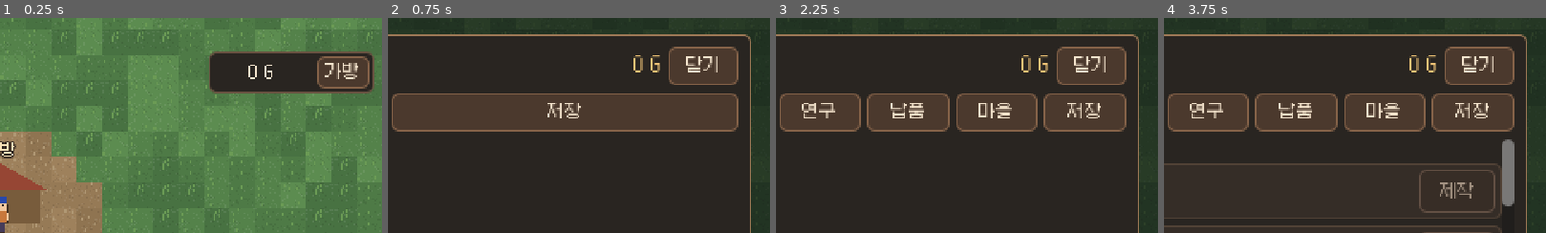
Above: before the commit, frames 1-4 (left to right).
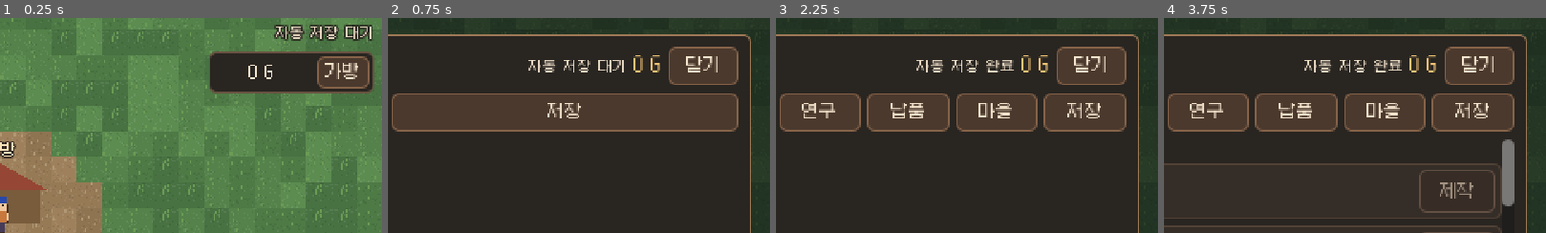
Above: after the commit, the same moments.

Repository: Bellsier/mining-workshop-godot
Game: Godot game, scene res://scenes/world/world_map.tscn
Same seed, same stepped clock (60 frames per second), same inputs: the game is played once before the commit and once after it.
Inputs:
- Up to frame 1 (0.25 s): no input
- Up to frame 2 (0.75 s): click "가방" at 0.5 s
- Up to frame 3 (2.25 s): click "닫기" at 1.25 s; click "공방 열기" at 2 s
- Up to frame 4 (3.75 s): click "가방" at 2.75 s; click "제작" at 3.5 s
The pictures show only the part of the screen within x 50-100%, y 0-50%; the shares and areas given below are measured in that part.

The runs differ from the first frame. In frame 1, 1.5% of the frame differs, in the area x 71-98%, y 3-11%; in frame 2, 0.6%; in frame 3, 0.7%; in frame 4, 0.7%.

Commit message:
Confirm durable web saves before reporting success

Diff:
--- a/scripts/game.gd
+++ b/scripts/game.gd
@@ -78,7 +78,7 @@
 			player.position = Vector2(x, y)
 
 func _process(_delta: float) -> void:
-	if _hud == null or not is_instance_valid(workshop.player):
+	if _hud == null or not is_instance_valid(workshop.player) or workshop.input_frozen():
 		return
 	var next: String = _world.context_at(workshop.player.position) if is_instance_valid(_world) else ""
 	var action: String = _world.action_label(next) if is_instance_valid(_world) else ""
@@ -97,6 +97,8 @@
 			get_viewport().set_input_as_handled()
 
 func _interact() -> void:
+	if workshop.input_frozen():
+		return
 	if _context == "workshop":
 		_hud.open_workshop()
 	elif not _context.is_empty() and not workshop_is_open():
@@ -107,6 +109,9 @@
 
 func workshop_is_open() -> bool:
 	return _hud != null and _hud.is_workshop_open()
+
+func world_input_blocked() -> bool:
+	return workshop_is_open() or (is_instance_valid(workshop) and workshop.input_frozen())
 
 func _notification(what: int) -> void:
 	if is_instance_valid(workshop) and what in [NOTIFICATION_WM_CLOSE_REQUEST, NOTIFICATION_APPLICATION_FOCUS_OUT, NOTIFICATION_APPLICATION_PAUSED]:
@@ -126,7 +131,10 @@
 	_web_window.__trial_x = pos.x
 	_web_window.__trial_y = pos.y
 	_web_window.__trial_facing = facing
+	if is_instance_valid(workshop):
+		_web_window.__trial_save_status = workshop.save_status
 
 func _reload_world() -> void:
+	workshop.player = null
 	_restoring_position = true
 	go("res://scenes/world/world_map.tscn", "Start")
--- a/scripts/player.gd
+++ b/scripts/player.gd
@@ -7,7 +7,7 @@
 
 func _physics_process(_delta: float) -> void:
 	var game := get_node("/root/Game")
-	var dir := Vector2.ZERO if game.workshop_is_open() else Input.get_vector("move_left", "move_right", "move_up", "move_down")
+	var dir := Vector2.ZERO if game.world_input_blocked() else Input.get_vector("move_left", "move_right", "move_up", "move_down")
 	velocity = dir * speed
 	move_and_slide()
 	if dir.length() > 0.01:
--- a/scripts/touch_stick.gd
+++ b/scripts/touch_stick.gd
@@ -16,7 +16,7 @@
 func _input(event: InputEvent) -> void:
 	if not visible:
 		return
-	if get_node("/root/Game").workshop_is_open():
+	if get_node("/root/Game").world_input_blocked():
 		if _finger != -1:
 			_finger = -1
 			_origin = Vector2(56, get_viewport_rect().size.y - 56)
--- a/scripts/workshop.gd
+++ b/scripts/workshop.gd
@@ -3,6 +3,7 @@
 signal world_replaced
 signal changed
 signal feedback(message: String)
+signal save_status_changed(status: String)
 
 const World = preload("res://scripts/world/world_state.gd")
 const Save = preload("res://scripts/workshop_save.gd")
@@ -10,17 +11,24 @@
 const Village = preload("res://scripts/workshop_village.gd")
 const CATALOG := "res://data/web_catalog.json"
 const TICK := 0.1
-const WEB_SYNC_RETRIES := 2
+const WEB_SAVE_SCRIPT := "res://scripts/workshop_web_save.js"
 
 var data: Dictionary = {}
 var state: Dictionary = {}
 var world: RefCounted
 var player: Node2D
 var persistence_enabled := true
+var save_status := "idle"
 var _tables: Dictionary = {}
 var _elapsed := 0.0
 var _save_elapsed := 0.0
-var _web_sync_retries := 0
+var _web_api: JavaScriptObject
+var _web_callback: JavaScriptObject
+var _web_revision := ""
+var _web_operation := ""
+var _web_candidate: Dictionary = {}
+var _legacy_save: Dictionary = {}
+var _legacy_present := false
 var _dirty := false
 var _save_error := OK
 var _save_blocked := false
@@ -37,10 +45,76 @@
 		for row: Dictionary in data[table]:
 			_tables[table][row.key] = row
 	var saved := Save.load_game() if persistence_enabled else {}
-	_save_blocked = not saved.is_empty() and not _valid_save_state(saved)
+	var present := persistence_enabled and Save.has_file()
+	if persistence_enabled and OS.has_feature("web"):
+		_legacy_save = saved
+		_legacy_present = present
+		_web_operation = "loading"
+		_set_save_status("loading")
+		_restore({})
+		_start_web_load.call_deferred()
+	else:
+		_load_initial_state(saved, present)
+		if not persistence_enabled:
+			_set_save_status("idle")
+
+func _load_initial_state(saved: Dictionary, present: bool, confirmed := true) -> void:
+	_save_blocked = present and not _valid_save_state(saved)
+	_save_error = ERR_FILE_CORRUPT if _save_blocked else OK
+	_dirty = false
+	_restore({} if _save_blocked else saved)
 	if _save_blocked:
-		_save_error = ERR_FILE_CORRUPT
-	_restore({} if _save_blocked else saved)
+		_set_save_status("protected")
+	elif confirmed and present and not _dirty:
+		_set_save_status("saved")
+	else:
+		_set_save_status("pending")
+
+func input_frozen() -> bool:
+	return _web_operation in ["loading", "import"]
+
+func _set_save_status(status: String) -> void:
+	if status == save_status:
+		return
+	save_status = status
+	save_status_changed.emit(status)
+
+func _mark_dirty() -> void:
+	_dirty = true
+	if save_status in ["idle", "saved"] and persistence_enabled:
+		_set_save_status("pending")
+
+func _start_web_load() -> void:
+	var source := FileAccess.get_file_as_string(WEB_SAVE_SCRIPT)
+	if not source.is_empty():
+		JavaScriptBridge.eval(source, true)
+		_web_api = JavaScriptBridge.get_interface("miningWorkshopSave")
+	if _web_api == null:
+		_finish_web_load(["error", "", ""])
+		return
+	_web_callback = JavaScriptBridge.create_callback(_finish_web_operation)
+	_web_api.load(OS.get_user_data_dir(), _web_callback)
+
+func _finish_web_load(args: Array) -> void:
+	_web_operation = ""
+	var status := str(args[0])
+	if status == "loaded":
+		_web_revision = str(args[2])
+		_load_initial_state(Save.parse_game(str(args[1])), true)
+	elif status == "missing" and OS.is_userfs_persistent():
+		_load_initial_state(_legacy_save, _legacy_present, false)
+		if not _save_blocked:
+			_dirty = true
+			_set_save_status("pending")
+	else:
+		# An unknown read result must never be treated as an empty slot.
+		_load_initial_state(_legacy_save, _legacy_present, false)
+		_save_blocked = true
+		_save_error = ERR_CANT_OPEN
+		_set_save_status("unavailable")
+	_legacy_save = {}
+	world_replaced.emit()
+	changed.emit()
 
 func _restore(source: Dictionary) -> void:
 	state = {
@@ -86,8 +160,8 @@
 	if state.tunnel_open and not world.tunnel_unlocked:
 		world.unlock_tunnel()
 	state.tunnel_open = world.tunnel_unlocked
-	world.discovered.connect(func(_mine): _dirty = true)
-	world.tunnel_opened.connect(func(_added): _dirty = true)
+	world.discovered.connect(func(_mine): _mark_dirty())
+	world.tunnel_opened.connect(func(_added): _mark_dirty())
 	# Trial-scene pixels are not coordinates on the unified world map.
 	if str(state.position.get("scene", "")) in ["res://scenes/overworld.tscn", "res://scenes/tunnel.tscn"]:
 		state.position = {}
@@ -99,7 +173,7 @@
 	var value: Dictionary = world.to_dict()
 	if state.get("world", {}) != value:
 		state["world"] = value
-		_dirty = true
+		_mark_dirty()
 	state.tunnel_open = world.tunnel_unlocked
 
 func mine_vein(id: String) -> bool:
@@ -382,6 +456,8 @@
 	return _updated(result.get("message", "납품 완료"))
 
 func import_save(json_text: String) -> bool:
+	if not _web_operation.is_empty():
+		return _reject("저장 확인 중이에요. 잠시 후 다시 시도해 주세요.")
 	if _save_blocked:
 		return _reject("기존 저장을 보호하는 중이에요. 가져오기를 적용하지 않았어요.")
 	var imported := Save.parse_game(json_text)
@@ -391,39 +467,117 @@
 		return _reject("저장 JSON 형식이나 버전을 확인해 주세요.")
 	var old_state := state
 	var old_world := world
+	var old_dirty := _dirty
+	# Normalize the candidate with the same rules as an on-disk save.
 	_restore(imported)
-	if persistence_enabled and Save.save_game(state) != OK:
-		state = old_state
-		world = old_world
-		World.set_current(world)
+	var candidate := state
+	state = old_state
+	world = old_world
+	World.set_current(world)
+	_dirty = old_dirty
+	if persistence_enabled and OS.has_feature("web"):
+		_web_candidate = candidate
+		if not _start_web_commit("import", candidate):
+			_web_candidate = {}
+			return false
+		return true # Accepted for processing, not yet applied or confirmed.
+	if persistence_enabled and Save.save_game(candidate) != OK:
+		_set_save_status("failed")
 		return _reject("기존 저장을 보호하는 중이에요. 가져오기를 적용하지 않았어요.")
+	_apply_import(candidate)
+	return true
+
+func _apply_import(candidate: Dictionary) -> void:
+	_restore(candidate)
+	_dirty = false
+	if persistence_enabled:
+		_set_save_status("saved")
 	world_replaced.emit()
-	return _updated("저장 불러오기 완료")
+	changed.emit()
+	feedback.emit("저장 불러오기 완료")
 
 func export_save() -> String:
+	_record_world()
 	_record_position()
 	return Save.export_game(state)
 
+func _start_web_commit(operation: String, payload: Dictionary) -> bool:
+	var text := Save.export_game(payload)
+	if text.is_empty() or _web_api == null:
+		_report_save_failure()
+		return false
+	_web_operation = operation
+	if operation == "import":
+		_set_save_status("importing")
+	elif save_status != "failed":
+		_set_save_status("saving")
+	var revision := Crypto.new().generate_random_bytes(16).hex_encode()
+	_web_api.commit(OS.get_user_data_dir(), _web_revision, revision, text, _web_callback)
+	return true
+
+func _finish_web_operation(args: Array) -> void:
+	var operation := _web_operation
+	if operation == "loading":
+		_finish_web_load(args)
+		return
+	if operation not in ["autosave", "import"]:
+		return
+	_web_operation = ""
+	var status := str(args[0])
+	var candidate := _web_candidate
+	_web_candidate = {}
+	if status != "saved":
+		if operation == "autosave":
+			_dirty = true
+		if status == "conflict":
+			_save_blocked = true
+			_save_error = ERR_BUSY
+			_set_save_status("conflict")
+			feedback.emit("다른 탭에서 저장했어요. JSON을 백업한 뒤 새로고침해 주세요.")
+		else:
+			_report_save_failure()
+			if operation == "import":
+				feedback.emit("가져온 데이터가 저장되지 않아 적용하지 않았어요.")
+		return
+	_web_revision = str(args[2])
+	_save_error = OK
+	if operation == "import":
+		_apply_import(candidate)
+	else:
+		_record_position()
+		_set_save_status("pending" if _dirty else "saved")
+
+func _report_save_failure() -> void:
+	if _save_error == OK:
+		feedback.emit("자동 저장에 실패했어요. 저장 탭에서 JSON을 백업할 수 있어요.")
+	_save_error = ERR_FILE_CANT_WRITE
+	_set_save_status("failed")
+
 func flush() -> void:
-	if not persistence_enabled or _save_blocked or data.is_empty():
-		return
+	if not persistence_enabled or _save_blocked or not _web_operation.is_empty() or data.is_empty():
+		return
+	_record_world()
 	_record_position()
 	if not _dirty:
-		if _web_sync_retries > 0:
-			_web_sync_retries -= 1
-			JavaScriptBridge.force_fs_sync()
+		return
+	if OS.has_feature("web"):
+		# New changes made during this transaction get their own snapshot.
+		_dirty = false
+		if not _start_web_commit("autosave", state):
+			_dirty = true
 		return
 	var result := Save.save_game(state)
-	if result == OK and OS.has_feature("web") and OS.is_userfs_persistent():
-		# Godot writes to its virtual filesystem before syncing to IndexedDB.
-		# Ask it to sync again on later autosave ticks in case the browser write failed.
-		_web_sync_retries = WEB_SYNC_RETRIES
-	if result != OK and result != _save_error:
-		feedback.emit("자동 저장에 실패했어요. 저장 탭에서 JSON을 백업할 수 있어요.")
-	_save_error = result
-	_dirty = result != OK
+	if result == OK:
+		_save_error = OK
+		_dirty = false
+		_set_save_status("saved")
+	else:
+		_report_save_failure()
 
 func _process(delta: float) -> void:
+	if input_frozen():
+		return
+	_record_position()
 	_elapsed += minf(delta, 0.5)
 	_save_elapsed += delta
 	var mutated := false
@@ -542,13 +696,12 @@
 	return value.duplicate(true) if value is Dictionary else {}
 
 func _record_position() -> void:
-	_record_world()
 	if not is_instance_valid(player) or get_tree().current_scene == null:
 		return
 	var value := {"scene": get_tree().current_scene.scene_file_path, "x": player.position.x, "y": player.position.y}
 	if state.position != value:
 		state.position = value
-		_dirty = true
+		_mark_dirty()
 
 func _pay(cost: Dictionary) -> bool:
 	var gold := float(cost.get("gold", 0))
@@ -590,7 +743,7 @@
 	return str(snappedf(value, 0.01))
 
 func _updated(message := "") -> bool:
-	_dirty = true
+	_mark_dirty()
 	changed.emit()
 	if not message.is_empty():
 		feedback.emit(message)
--- a/scripts/workshop_hud.gd
+++ b/scripts/workshop_hud.gd
@@ -20,6 +20,8 @@
 var _overlay: ColorRect
 var _title: Label
 var _panel_gold: Label
+var _save_indicator: Label
+var _panel_save_indicator: Label
 var _panel_note: Label
 var _tabs: HBoxContainer
 var _tab_buttons: Array[Button] = []
@@ -41,9 +43,12 @@
 	if is_instance_valid(_workshop):
 		_workshop.disconnect("changed", _schedule_refresh)
 		_workshop.disconnect("feedback", _show_feedback)
+		_workshop.disconnect("save_status_changed", _show_save_status)
 	_workshop = workshop
 	_workshop.connect("changed", _schedule_refresh)
 	_workshop.connect("feedback", _show_feedback)
+	_workshop.connect("save_status_changed", _show_save_status)
+	_show_save_status(_workshop.save_status)
 	if is_node_ready():
 		_refresh()
 
@@ -79,6 +84,7 @@
 		return
 	_overlay.hide()
 	_bar.show()
+	_save_indicator.show()
 	_action.visible = not _action_label.is_empty()
 	_context_hint.visible = not _context_hint_text.is_empty()
 
@@ -99,6 +105,8 @@
 		_context_hint.visible = not message.is_empty() and not is_workshop_open()
 
 func _unhandled_key_input(event: InputEvent) -> void:
+	if not is_instance_valid(_workshop) or _workshop.input_frozen():
+		return
 	var key := event as InputEventKey
 	if key == null or not key.pressed or key.echo:
 		return
@@ -114,7 +122,7 @@
 		get_viewport().set_input_as_handled()
 
 func _open(only_inventory: bool) -> void:
-	if not is_node_ready() or not is_instance_valid(_workshop):
+	if not is_node_ready() or not is_instance_valid(_workshop) or _workshop.input_frozen():
 		return
 	_active_tab = TAB_INVENTORY
 	_title.text = "가방" if only_inventory else "공방"
@@ -122,6 +130,7 @@
 	for index in range(_tab_buttons.size()):
 		_tab_buttons[index].visible = not only_inventory or index in [TAB_INVENTORY, TAB_SAVE]
 	_bar.hide()
+	_save_indicator.hide()
 	_action.hide()
 	_context_hint.hide()
 	_toast.hide()
@@ -131,6 +140,15 @@
 	_refresh(true)
 
 func _build_bar(surface: Control) -> void:
+	_save_indicator = _label("", 9)
+	_save_indicator.horizontal_alignment = HORIZONTAL_ALIGNMENT_RIGHT
+	_save_indicator.add_theme_color_override("font_outline_color", Color("211c18"))
+	_save_indicator.add_theme_constant_override("outline_size", 3)
+	surface.add_child(_save_indicator)
+	_save_indicator.set_anchors_and_offsets_preset(Control.PRESET_TOP_RIGHT)
+	_save_indicator.offset_left = -132
+	_save_indicator.offset_right = -5
+	_save_indicator.offset_top = 4
 	_bar = PanelContainer.new()
 	surface.add_child(_bar)
 	_bar.set_anchors_and_offsets_preset(Control.PRESET_TOP_RIGHT)
@@ -190,6 +208,8 @@
 	_title = _label("공방", 15)
 	_title.size_flags_horizontal = Control.SIZE_EXPAND_FILL
 	header.add_child(_title)
+	_panel_save_indicator = _label("", 9)
+	header.add_child(_panel_save_indicator)
 	_panel_gold = _label("", 11)
 	_panel_gold.add_theme_color_override("font_color", Color("f1c577"))
 	header.add_child(_panel_gold)
@@ -659,6 +679,22 @@
 func _perform(method: String, id: String) -> void:
 	_workshop.call(method, id)
 
+func _show_save_status(status: String) -> void:
+	if not is_instance_valid(_save_indicator):
+		return
+	var label: String = {
+		"loading": "저장 불러오는 중", "pending": "자동 저장 대기", "saving": "자동 저장 중",
+		"importing": "가져온 데이터 저장 중", "saved": "자동 저장 완료",
+		"failed": "저장 실패 · JSON 백업", "conflict": "다른 탭 저장 · 백업 필요",
+		"protected": "기존 저장 보호 중", "unavailable": "저장 확인 불가",
+	}.get(status, "")
+	var attention := status in ["failed", "conflict", "protected", "unavailable"]
+	for indicator in [_save_indicator, _panel_save_indicator]:
+		indicator.text = label
+		indicator.add_theme_color_override("font_color", Color("ffc18c") if attention else PAPER)
+	# Keep the import UI and its draft visible until the transaction answers.
+	_overlay.process_mode = Node.PROCESS_MODE_DISABLED if status == "importing" else Node.PROCESS_MODE_INHERIT
+
 func _show_feedback(message: String) -> void:
 	if not is_node_ready():
 		return
--- a/scripts/workshop_save.gd
+++ b/scripts/workshop_save.gd
@@ -6,6 +6,10 @@
 const WEB_SAVE_VERSION := 1
 
 static var _save_lock := Mutex.new()
+
+
+static func has_file() -> bool:
+	return FileAccess.file_exists(_existing_path(SAVE_PATH))
 
 
 static func load_game() -> Dictionary:
--- a/scripts/world/world_map.gd
+++ b/scripts/world/world_map.gd
@@ -180,7 +180,7 @@
 # --- play -----------------------------------------------------------------------------------------------
 
 func _physics_process(delta: float) -> void:
-	if player == null or get_node("/root/Game").workshop_is_open():
+	if player == null or get_node("/root/Game").world_input_blocked():
 		return
 	var at := to_units(player.position)
 	_fill_seeded_near(at)
@@ -203,7 +203,7 @@
 ## Mines the vein the player stands at through the workshop economy, when the game has one
 ## (Game.workshop.mine(resource)). Returns true when something was mined.
 func mine_near_vein() -> bool:
-	if _near_vein.is_empty() or get_node("/root/Game").workshop_is_open():
+	if _near_vein.is_empty() or get_node("/root/Game").world_input_blocked():
 		return false
 	var game := get_node_or_null("/root/Game")
 	var economy: Variant = game.get("workshop") if game != null else null
Not shown, changed: export_presets.cfg
Not shown, added: tests/web-save/.gdignore
Not shown, added: tests/web-save/package-lock.json
Not shown, added: tests/web-save/package.json
